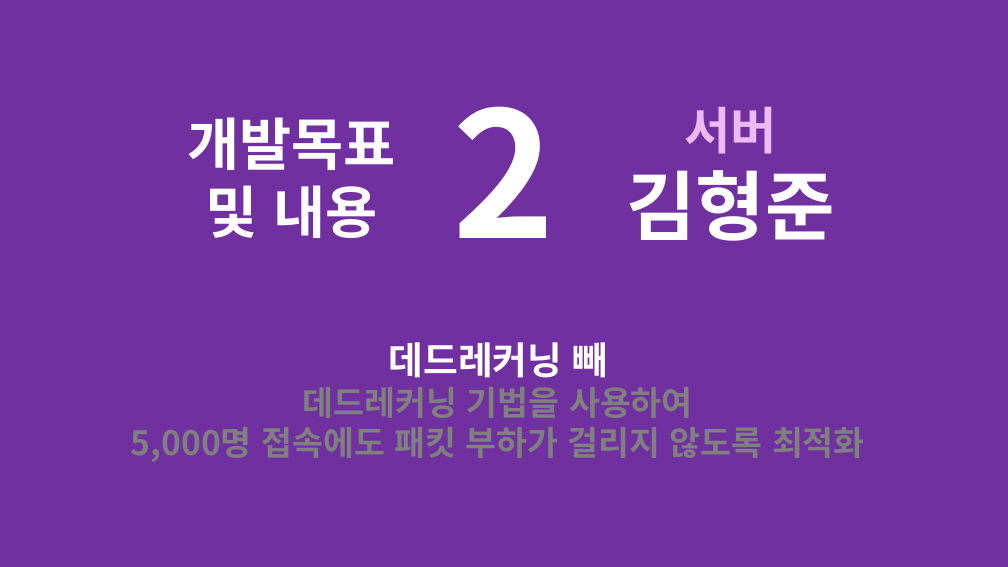
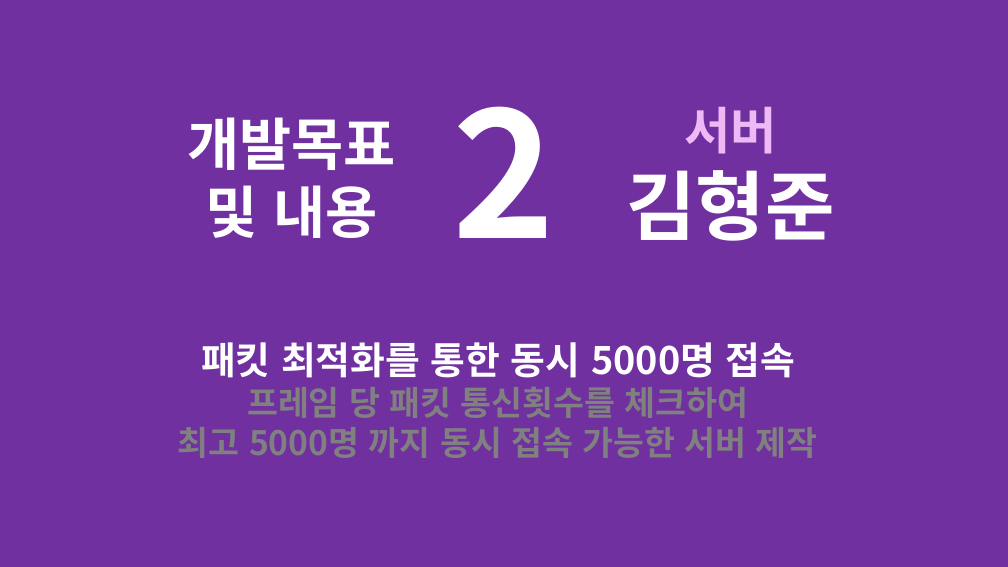
Before and after one commit to korleinster/gamebusdriver, a slide deck: slide 21 of documents/노루막이_김형준_신창섭_홍승필_허지훈.pptx. Drawn at 1008x567 pixels with LibreOffice and Linux fonts; fonts in the diff are those of the drawing; background and template pictures are left out. Boxes give left, top, right and bottom in pixels: in the first picture for what was removed or moved away, otherwise in the second. Text is boxed around its words. In the diff, an @@ line names an element or a change of style, - is before the commit and + after.

Commit message:
[김형준] 제안서 서버 수정
갓창섭님께서 우리를 캐리해주실꺼야

```diff
--- a/documents/노루막이_김형준_신창섭_홍승필_허지훈.pptx
+++ b/documents/노루막이_김형준_신창섭_홍승필_허지훈.pptx
@@ text at <box>178,342,818,458</box>: text changed @@
-데드레커닝 빼
-데드레커닝 기법을 사용하여
-5,000명 접속에도 패킷 부하가 걸리지 않도록 최적화
+패킷 최적화를 통한 동시 5000명 접속
+프레임 당 패킷 통신횟수를 체크하여
+최고 5000명 까지 동시 접속 가능한 서버 제작
```
Also in this commit, not shown: 5 other slides changed.
